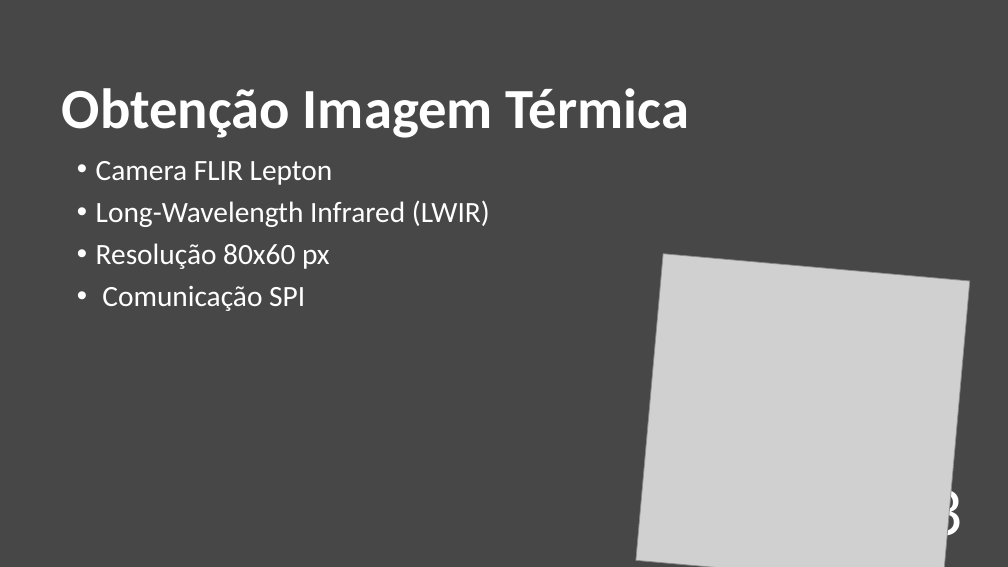
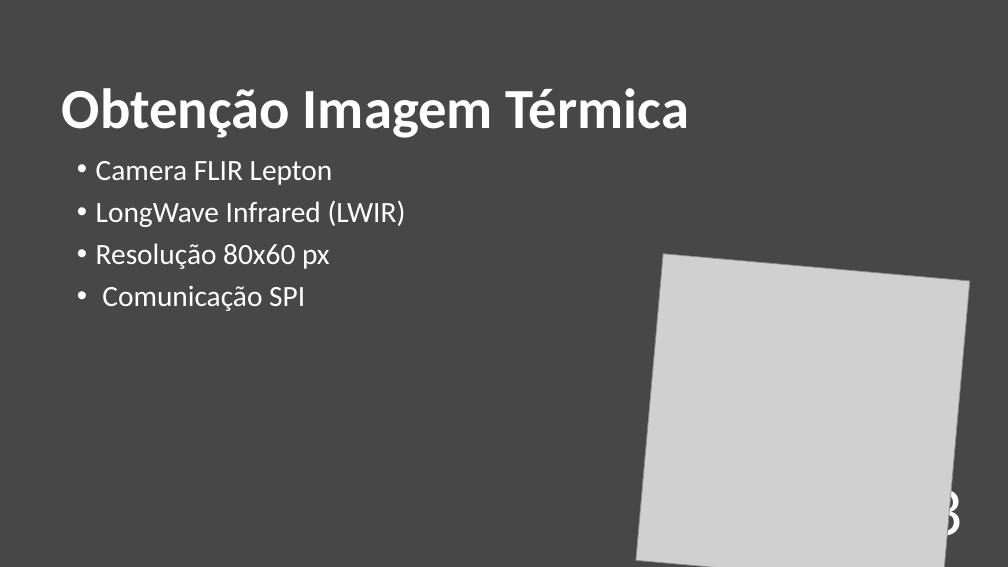
Before and after one commit to RRibeiro8/vc_projecto, a slide deck: slide 13 of docs/Presentation.pptx. Drawn at 1008x567 pixels with LibreOffice and Linux fonts; fonts in the diff are those of the drawing; grey boxes stand for pictures. Boxes give left, top, right and bottom in pixels: in the first picture for what was removed or moved away, otherwise in the second. Text is boxed around its words. In the diff, an @@ line names an element or a change of style, - is before the commit and + after.

```diff
--- a/docs/Presentation.pptx
+++ b/docs/Presentation.pptx
@@ text at (96, 200, 406, 227): text changed @@
-• Long-Wavelength Infrared (LWIR)
+• LongWave Infrared (LWIR)
```
Also in this commit, not shown: 5 other slides changed.
